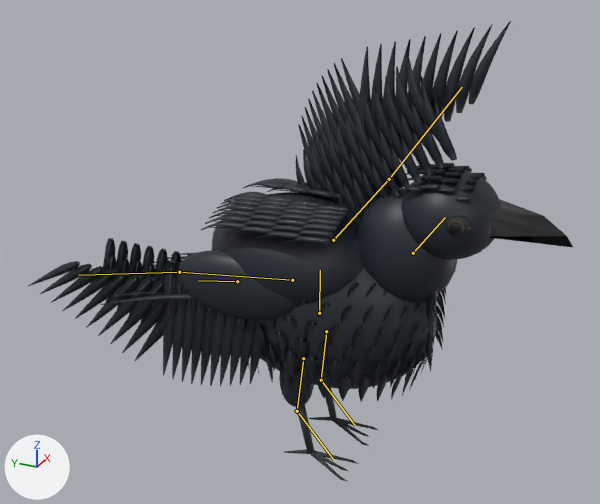
The glTF model apps/corvus-yard/public/models/crow.glb, before and after one commit.
Rendered twice from a 50 mm camera at (-1.615, -0.675, 0.879) aimed at (0.006, 0.054, 0.069). Arrows for +X, +Y and +Z are at lower left; the lights stay in place. The first picture is the older version. Both versions are drawn at frame 0 of the action 'Preen'; the numbers are the values there. The bones that bend it are drawn over the model as lines.

In view in the first picture: 'Corvus layered feather skin'.
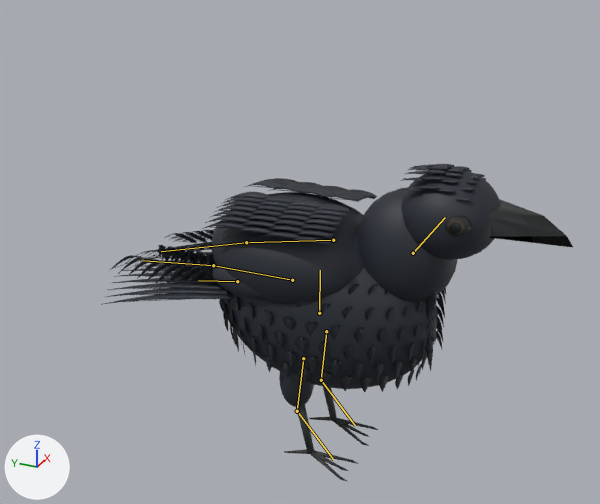
Boxes (x1, y1, x2, y2) around the edits, measured in the pictures (600 x 504 px):
'Corvus layered feather skin', posed (14% narrower, 31% shorter): before (27, 21, 573, 481); after (101, 164, 573, 481)
bone 'Wing.L', root to tip: before (333, 240) to (389, 179); after (333, 240) to (246, 242)
bone 'Wing.R', root to tip: before (292, 280) to (179, 272); after (292, 280) to (213, 265)

The change, as a list of edits to the scene's bpy script:
```text
Change bone_wing_l:
    where bone_wing_l = bpy.data.objects['CorvusRig'].pose.bones['Wing.L']  # child of 'Body'
    bone_wing_l.rotation_quaternion: (0.522, 0.765, 0.077, -0.368) -> (0.628, -0.287, 0.195, 0.697)  # degrees (104, 40, -20) -> degrees (-7, 40, 94)
    bone_wing_l.scale: (1.0, 1.0, 1.0) -> (0.48, 0.72, 1.0)
Change bone_wing_r:
    where bone_wing_r = bpy.data.objects['CorvusRig'].pose.bones['Wing.R']  # child of 'Body'
    bone_wing_r.rotation_quaternion: (0.5, 0.42, 0.552, -0.518) -> (0.651, 0.231, 0.292, -0.661)  # degrees (104, 99, 20) -> degrees (-7, 43, -94)
    bone_wing_r.scale: (1.0, 1.0, 1.0) -> (0.48, 0.72, 1.0)
```
